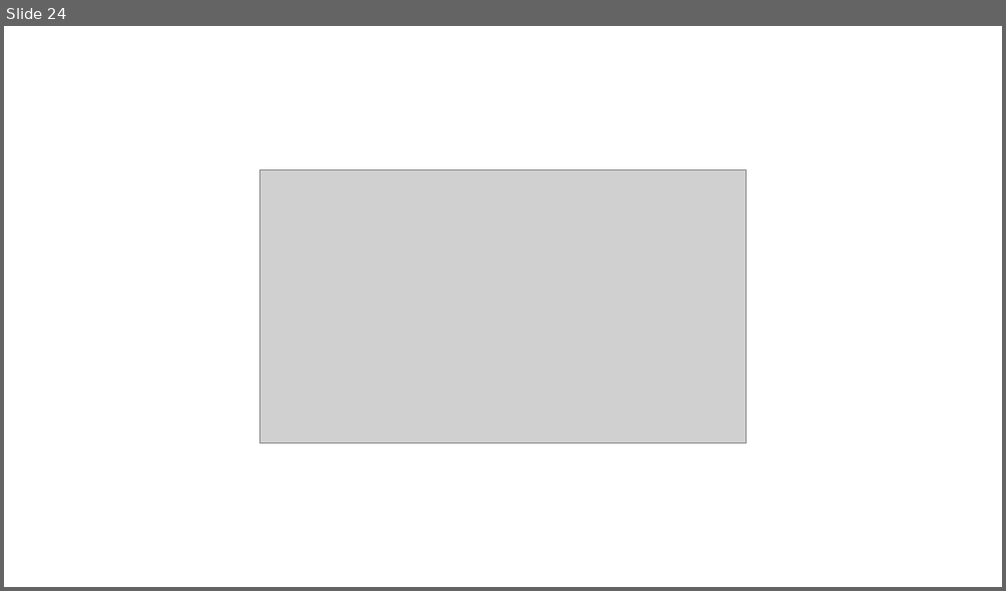
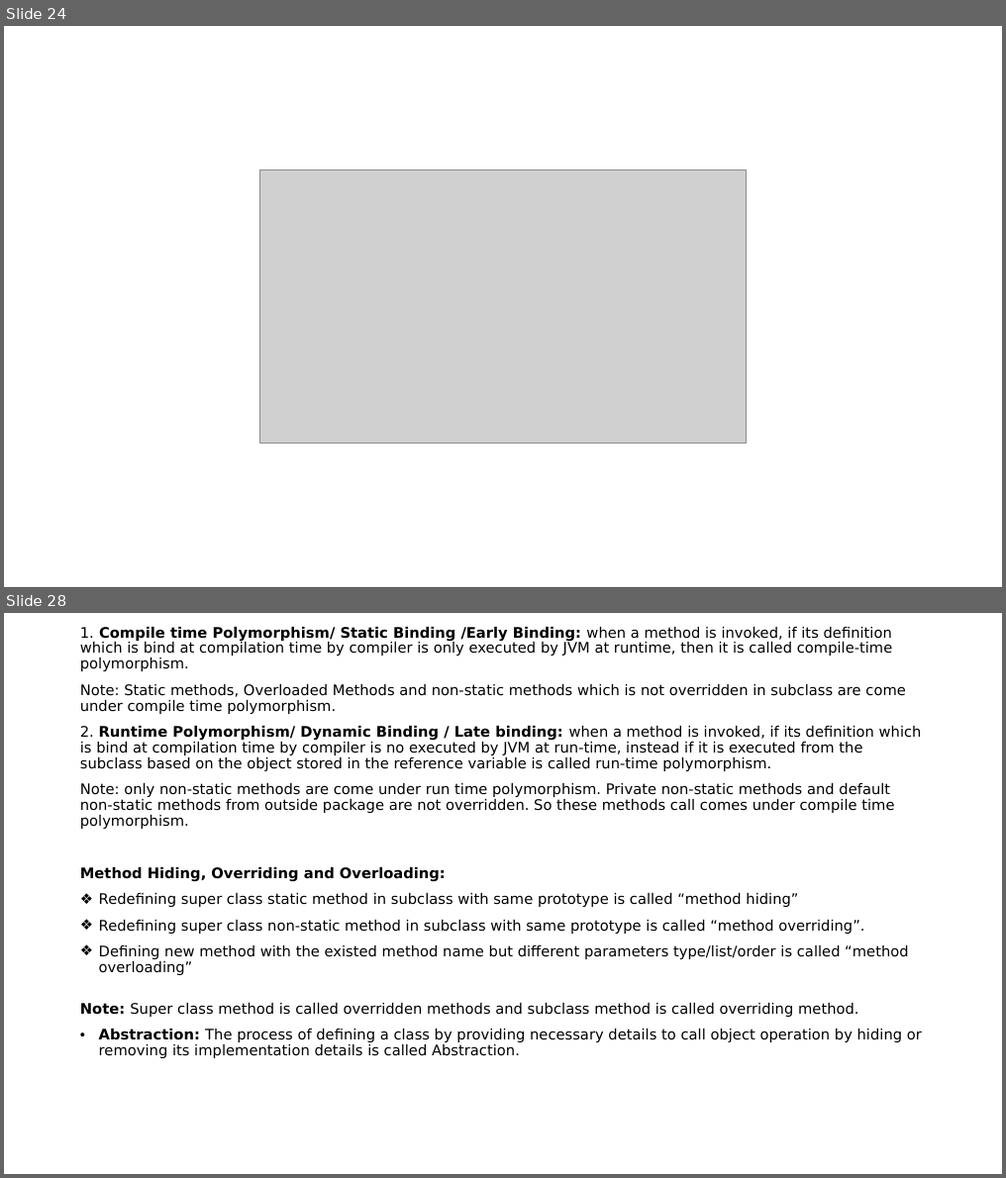
Before and after one commit to indrajeetydv/FSWDT, a slide deck: CoreJavaNotes.pptx. Shown one above the other, each under a label of ours: slide 24 before the commit, slides 24 and 28 after it; the slides between them are not shown. The pictures are 1006x591 and 1006x1178 pixels, drawn with LibreOffice and Linux fonts; fonts in the diff are those of the drawing; grey boxes stand for pictures. Boxes give left, top, right and bottom in pixels: in the first picture for what was removed or moved away, otherwise in the second. Text is boxed around its words. In the diff, an @@ line names an element or a change of style, - is before the commit and + after.

```diff
--- a/CoreJavaNotes.pptx
+++ b/CoreJavaNotes.pptx
@@ slide 28 added at <box>4,613,1002,1174</box>, background #FFFFFF @@
@@ text added at <box>80,626,922,1059</box>, 14 pt, text #000000 @@
+1. Compile time Polymorphism/ Static Binding /Early Binding: when a method is invoked, if its definition which is bind at compilation time by compiler is only executed by JVM at runtime, then it is called compile-time polymorphism.
+Note: Static methods, Overloaded Methods and non-static methods which is not overridden in subclass are come under compile time polymorphism.
+2. Runtime Polymorphism/ Dynamic Binding / Late binding: when a method is invoked, if its definition which is bind at compilation time by compiler is no executed by JVM at run-time, instead if it is executed from the subclass based on the object stored in the reference variable is called run-time polymorphism.
+Note: only non-static methods are come under run time polymorphism. Private non-static methods and default non-static methods from outside package are not overridden. So these methods call comes under compile time polymorphism.
+Method Hiding, Overriding and Overloading:
+❖ Redefining super class static method in subclass with same prototype is called “method hiding”
+❖ Redefining super class non-static method in subclass with same prototype is called “method overriding”.
+❖ Defining new method with the existed method name but different parameters type/list/order is called “method overloading”
+Note: Super class method is called overridden methods and subclass method is called overriding method.
+• Abstraction: The process of defining a class by providing necessary details to call object operation by hiding or removing its implementation details is called Abstraction.
```
Also in this commit, not shown: 2 slides changed, 2 other slides added.
